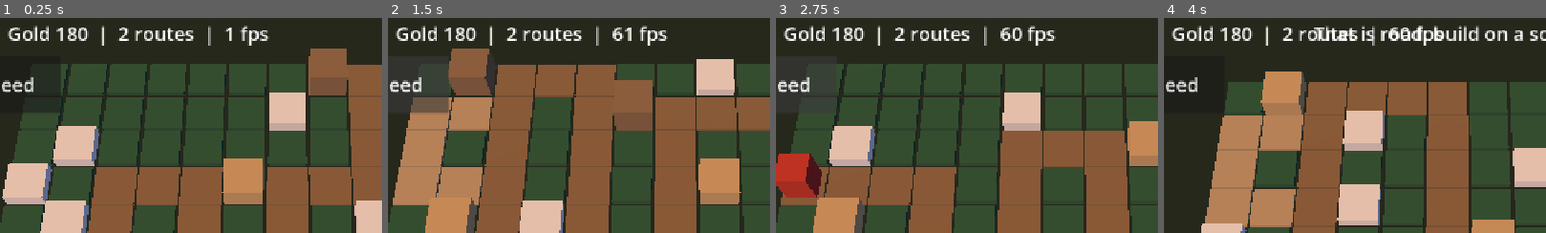
Above: before the commit, frames 1-4 (left to right).
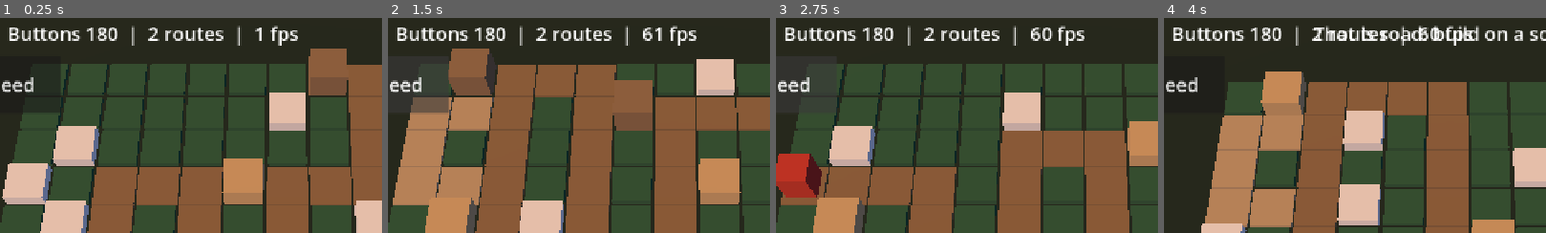
Above: after the commit, the same moments.

Repository: juanpalopez/psychic-bassoon
Game: Godot game, scene res://main.tscn
The game is run twice, just before and just after one commit, with the same random seed, the same clock (stepped at 60 frames per second) and the same inputs.
Inputs (mouse positions are % of the whole screen's width and height, from its top left):
- Up to frame 1 (0.25 s): no input
- Up to frame 2 (1.5 s): click "Next seed" at 0.5 s; click "Next seed" at 1.25 s
- Up to frame 3 (2.75 s): click "Next seed" at 2 s
- Up to frame 4 (4 s): tap Enter at 2.75 s; move the mouse to (72, 45) at 2.77 s; hold Shift 2.78-3.5 s; click (72, 45) at 2.92 s; tap Space at 3.5 s; drag from (30, 55) to (45, 70) at 3.52 s
The pictures show only the part of the screen within x 12-62%, y 2-52%; the shares and areas given below are measured in that part.

The runs differ from the first frame. In frame 1, 3.0% of the frame differs, in the area x 2-78%, y 3-13%; in frame 2, 3.2%; in frame 3, 3.2%, in the area x 2-81%, y 3-13%; in frame 4, 2.8%.

Commit message:
refactor(sim): rename gold and lives to Buttons and kingdom health
The GDD's words for the currency and the base's health. The build
menu's list of Button nodes becomes tower_buttons so it does not clash
with the currency. No behaviour change.

Refs #169

Co-Authored-By: Claude Sonnet 5.5 <noreply@anthropic.com>

Diff:
--- a/godot/content/game_rules.gd
+++ b/godot/content/game_rules.gd
@@ -8,10 +8,10 @@
 const MAX_FRAME_SECONDS := 0.05
 ## Fastest game speed the player can pick (1x, 2x, 3x).
 const MAX_GAME_SPEED := 3
-const START_GOLD := 180
-const START_LIVES := 20
+const START_BUTTONS := 180
+const START_KINGDOM_HEALTH := 20
 const TOWER_LEVELS := 3
-## Share of gold invested that a sale returns.
+## Share of the Buttons invested that a sale returns.
 const SELL_REFUND := 0.7
 ## Armor never cuts a hit below this share of its damage.
 const MIN_DAMAGE_FRACTION := 0.25
--- a/godot/main.gd
+++ b/godot/main.gd
@@ -49,12 +49,12 @@
 func _process(delta: float) -> void:
 	Frame.step(_game, _clock, delta, GAME_SPEED, Callable(), _after_tick)
 	_towers.sync(_game.towers, _board.surface_height)
-	_menu.set_gold(_game.gold)
+	_menu.set_buttons(_game.buttons)
 	_message_left = maxf(0.0, _message_left - delta)
 	_message.visible = _message_left > 0.0
 	_info.text = (
-		"Seed %d  |  Gold %d  |  %d routes  |  %d fps"
-		% [_game.seed, _game.gold, _game.map.routes.size(), Engine.get_frames_per_second()]
+		"Seed %d  |  Buttons %d  |  %d routes  |  %d fps"
+		% [_game.seed, _game.buttons, _game.map.routes.size(), Engine.get_frames_per_second()]
 	)
 
 
@@ -153,7 +153,7 @@
 		_show_message(RejectText.of(GameEvent.RejectReason.GAME_OVER))
 		return
 	_highlight.show_cell(cell, height, FREE_COLOUR)
-	_menu.open_for(cell, _game.gold)
+	_menu.open_for(cell, _game.buttons)
 
 
 ## Starts a fresh game on a map seed.
--- a/godot/sim/game/game.gd
+++ b/godot/sim/game/game.gd
@@ -21,8 +21,8 @@
 	for cells in game.map.routes:
 		game.routes.append(Route.build(cells))
 	game.route = game.routes[0]
-	game.gold = RULES.START_GOLD
-	game.lives = RULES.START_LIVES
+	game.buttons = RULES.START_BUTTONS
+	game.kingdom_health = RULES.START_KINGDOM_HEALTH
 	game.rng = Rng.derive(seed, Streams.WAVES)
 	game.route_rng = Rng.derive(seed, Streams.ROUTES)
 	return game
@@ -69,9 +69,9 @@
 		if other.col == command.col and other.row == command.row:
 			return _reject(game, command, GameEvent.RejectReason.OCCUPIED)
 	var cost: int = TOWERS.DEFS[command.tower].cost[0]
-	if game.gold < cost:
-		return _reject(game, command, GameEvent.RejectReason.NOT_ENOUGH_GOLD)
-	game.gold -= cost
+	if game.buttons < cost:
+		return _reject(game, command, GameEvent.RejectReason.NOT_ENOUGH_BUTTONS)
+	game.buttons -= cost
 	var tower := Tower.new()
 	tower.id = game.next_id
 	game.next_id += 1
@@ -93,9 +93,9 @@
 	if tower.level + 1 >= costs.size():
 		return _reject(game, command, GameEvent.RejectReason.MAX_LEVEL)
 	var cost: int = costs[tower.level + 1]
-	if game.gold < cost:
-		return _reject(game, command, GameEvent.RejectReason.NOT_ENOUGH_GOLD)
-	game.gold -= cost
+	if game.buttons < cost:
+		return _reject(game, command, GameEvent.RejectReason.NOT_ENOUGH_BUTTONS)
+	game.buttons -= cost
 	tower.invested += cost
 	tower.level += 1
 	var event := GameEvent.of(GameEvent.Kind.TOWER_UPGRADED)
@@ -109,7 +109,7 @@
 	if tower == null:
 		return _reject(game, command, GameEvent.RejectReason.NO_SUCH_TOWER)
 	var refund := int(floor(float(tower.invested) * RULES.SELL_REFUND))
-	game.gold += refund
+	game.buttons += refund
 	game.towers.erase(tower)
 	var event := GameEvent.of(GameEvent.Kind.TOWER_SOLD)
 	event.tower_id = tower.id
@@ -123,7 +123,7 @@
 	var early_bonus := 0
 	if game.running:
 		early_bonus = RULES.EARLY_CALL_BASE + game.wave * RULES.EARLY_CALL_PER_WAVE
-	game.gold += early_bonus
+	game.buttons += early_bonus
 	game.wave += 1
 	game.running = true
 	# the wave's spawner is created by the waves context (Phase 4, step 5)
--- a/godot/sim/game/game_event.gd
+++ b/godot/sim/game/game_event.gd
@@ -12,7 +12,7 @@
 	NOT_A_SOCKET,
 	UNKNOWN_TOWER,
 	OCCUPIED,
-	NOT_ENOUGH_GOLD,
+	NOT_ENOUGH_BUTTONS,
 	MAX_LEVEL,
 	NO_SUCH_TOWER,
 	WAVE_IN_PROGRESS,
@@ -22,9 +22,9 @@
 var tower_id: int = 0
 ## TOWER_UPGRADED: the new level (0 is level 1).
 var level: int = 0
-## TOWER_SOLD: gold paid back.
+## TOWER_SOLD: Buttons paid back.
 var refund: int = 0
-## WAVE_LAUNCHED: the wave number, and the gold paid for calling it early.
+## WAVE_LAUNCHED: the wave number, and the Buttons paid for calling it early.
 var wave: int = 0
 var early_bonus: int = 0
 ## COMMAND_REJECTED: the command and the reason.
--- a/godot/sim/game/game_state.gd
+++ b/godot/sim/game/game_state.gd
@@ -10,8 +10,8 @@
 ## Every route from the spawn to the Heartstone; foes pick one.
 var routes: Array[Route] = []
 var tick_count: int = 0
-var gold: int = 0
-var lives: int = 0
+var buttons: int = 0
+var kingdom_health: int = 0
 ## Number of the wave most recently launched; 0 before the first.
 var wave: int = 0
 var running: bool = false
--- a/godot/sim/game/tower.gd
+++ b/godot/sim/game/tower.gd
@@ -8,7 +8,7 @@
 var level: int = 0
 var col: int = 0
 var row: int = 0
-## Gold spent so far; a sale refunds a share of it.
+## Buttons spent so far; a sale refunds a share of it.
 var invested: int = 0
 ## Seconds until it may fire again. Runs below zero while idle.
 var cooldown: float = 0.0
--- a/godot/tests/sim/game_test_kit.gd
+++ b/godot/tests/sim/game_test_kit.gd
@@ -45,8 +45,8 @@
 	return {
 		"seed": game.seed,
 		"tick": game.tick_count,
-		"gold": game.gold,
-		"lives": game.lives,
+		"buttons": game.buttons,
+		"kingdom_health": game.kingdom_health,
 		"wave": game.wave,
 		"running": game.running,
 		"over": game.over,
--- a/godot/tests/sim/test_build_on_sockets.gd
+++ b/godot/tests/sim/test_build_on_sockets.gd
@@ -29,7 +29,7 @@
 
 func test_every_socket_accepts_a_tower() -> void:
 	var game := Game.create(SEED)
-	game.gold = 100000
+	game.buttons = 100000
 	for cell in game.map.sockets:
 		GameTestKit.run(game, [GameTestKit.build_at("ballista", cell)])
 	assert_eq(game.towers.size(), game.map.sockets.size())
--- a/godot/tests/sim/test_clock.gd
+++ b/godot/tests/sim/test_clock.gd
@@ -101,7 +101,7 @@
 	for setup in [[1, 1.0 / 60.0], [2, 1.0 / 60.0], [3, 1.0 / 30.0], [3, 1.0 / 20.0]]:
 		var game := _play(setup[1], setup[0], ticks)
 		assert_eq(game.tick_count, ticks)
-		assert_eq(game.gold, reference.gold, "gold at speed %d" % setup[0])
+		assert_eq(game.buttons, reference.buttons, "buttons at speed %d" % setup[0])
 		assert_eq(game.wave, reference.wave)
 		assert_eq(game.towers.size(), reference.towers.size())
 
--- a/godot/tests/sim/test_commands.gd
+++ b/godot/tests/sim/test_commands.gd
@@ -21,7 +21,7 @@
 	var cell := GameTestKit.socket(game)
 	var events := GameTestKit.run(game, [GameTestKit.build_at("ballista", cell)])
 	var cost: int = TOWERS.DEFS.ballista.cost[0]
-	assert_eq(game.gold, RULES.START_GOLD - cost)
+	assert_eq(game.buttons, RULES.START_BUTTONS - cost)
 	assert_eq(game.towers.size(), 1)
 	var tower := game.towers[0]
 	assert_eq(tower.id, 0)
@@ -50,14 +50,14 @@
 	var game := Game.create(SEED)
 	var command := GameTestKit.build_at("ballista", game.map.path[3])
 	assert_rejected_by(GameTestKit.run(game, [command]), command, REASON.NOT_A_SOCKET)
-	assert_eq(game.gold, RULES.START_GOLD)
+	assert_eq(game.buttons, RULES.START_BUTTONS)
 
 
 func test_unknown_tower_is_rejected_not_thrown() -> void:
 	var game := Game.create(SEED)
 	var command := GameTestKit.build_at("laser", GameTestKit.socket(game))
 	assert_rejected_by(GameTestKit.run(game, [command]), command, REASON.UNKNOWN_TOWER)
-	assert_eq(game.gold, RULES.START_GOLD)
+	assert_eq(game.buttons, RULES.START_BUTTONS)
 
 
 func test_build_off_the_board_is_rejected() -> void:
@@ -81,22 +81,22 @@
 	assert_eq(game.towers.size(), 1)
 
 
-func test_build_needs_the_gold_and_allows_an_exact_fit() -> void:
+func test_build_needs_the_buttons_and_allows_an_exact_fit() -> void:
 	var game := Game.create(SEED)
 	var cost: int = TOWERS.DEFS.stormSpire.cost[0]
-	game.gold = cost - 1
+	game.buttons = cost - 1
 	var command := GameTestKit.build_at("stormSpire", GameTestKit.socket(game))
-	assert_rejected_by(GameTestKit.run(game, [command]), command, REASON.NOT_ENOUGH_GOLD)
-	game.gold = cost
+	assert_rejected_by(GameTestKit.run(game, [command]), command, REASON.NOT_ENOUGH_BUTTONS)
+	game.buttons = cost
 	GameTestKit.run(game, [command])
-	assert_eq(game.gold, 0)
+	assert_eq(game.buttons, 0)
 	assert_eq(game.towers.size(), 1)
 
 
 func _with_tower(type: String) -> GameState:
 	var game := Game.create(SEED)
 	GameTestKit.run(game, [GameTestKit.build_at(type, GameTestKit.socket(game))])
-	game.gold = 1000
+	game.buttons = 1000
 	return game
 
 
@@ -104,7 +104,7 @@
 	var game := _with_tower("ballista")
 	var events := GameTestKit.run(game, [Command.upgrade(0)])
 	var costs: Array = TOWERS.DEFS.ballista.cost
-	assert_eq(game.gold, 1000 - int(costs[1]))
+	assert_eq(game.buttons, 1000 - int(costs[1]))
 	assert_eq(game.towers[0].level, 1)
 	assert_eq(game.towers[0].invested, int(costs[0]) + int(costs[1]))
 	assert_eq(events.size(), 1)
@@ -121,12 +121,12 @@
 	assert_rejected_by(GameTestKit.run(game, [command]), command, REASON.MAX_LEVEL)
 
 
-func test_upgrade_needs_the_gold() -> void:
+func test_upgrade_needs_the_buttons() -> void:
 	var game := _with_tower("ballista")
 	var costs: Array = TOWERS.DEFS.ballista.cost
-	game.gold = int(costs[1]) - 1
+	game.buttons = int(costs[1]) - 1
 	var command := Command.upgrade(0)
-	assert_rejected_by(GameTestKit.run(game, [command]), command, REASON.NOT_ENOUGH_GOLD)
+	assert_rejected_by(GameTestKit.run(game, [command]), command, REASON.NOT_ENOUGH_BUTTONS)
 	assert_eq(game.towers[0].level, 0)
 
 
@@ -140,14 +140,14 @@
 	var game := Game.create(SEED)
 	var cell := GameTestKit.socket(game)
 	GameTestKit.run(game, [GameTestKit.build_at("ballista", cell)])
-	game.gold = 1000
+	game.buttons = 1000
 	GameTestKit.run(game, [Command.upgrade(0)])
 	var costs: Array = TOWERS.DEFS.ballista.cost
 	var invested := int(costs[0]) + int(costs[1])
 	var events := GameTestKit.run(game, [Command.sell(0)])
-	var refund := 77  # 70% of 50 + 60 gold, written out so the rate is checked too
+	var refund := 77  # 70% of 50 + 60 Buttons, written out so the rate is checked too
 	assert_eq(invested, 110)
-	assert_eq(game.gold, 1000 - int(costs[1]) + refund)
+	assert_eq(game.buttons, 1000 - int(costs[1]) + refund)
 	assert_eq(game.towers.size(), 0)
 	assert_eq(events.size(), 1)
 	assert_eq(events[0].kind, KIND.TOWER_SOLD)
@@ -160,9 +160,9 @@
 	# 90 * 0.7 is 62.99999999999999 in 64-bit floats, so the refund is 62, not 63
 	var game := Game.create(SEED)
 	GameTestKit.run(game, [GameTestKit.build_at("catapult", GameTestKit.socket(game))])
-	game.gold = 0
+	game.buttons = 0
 	GameTestKit.run(game, [Command.sell(0)])
-	assert_eq(game.gold, 62)
+	assert_eq(game.buttons, 62)
 
 
 func test_build_checks_the_tower_before_the_cell() -> void:
@@ -185,7 +185,7 @@
 	assert_eq(events.size(), 1)
 	assert_eq(events[0].kind, KIND.WAVE_LAUNCHED)
 	assert_eq([events[0].wave, events[0].early_bonus], [1, 0])
-	assert_eq(game.gold, RULES.START_GOLD)
+	assert_eq(game.buttons, RULES.START_BUTTONS)
 
 
 func test_calling_a_wave_early_pays_the_bonus() -> void:
@@ -195,7 +195,7 @@
 	var events := GameTestKit.run(game, [Command.launch_wave()])
 	var bonus: int = RULES.EARLY_CALL_BASE + 1 * RULES.EARLY_CALL_PER_WAVE
 	assert_eq(events[0].early_bonus, bonus)
-	assert_eq(game.gold, RULES.START_GOLD + bonus)
+	assert_eq(game.buttons, RULES.START_BUTTONS + bonus)
 	assert_eq(game.wave, 2)
 
 
--- a/godot/tests/sim/test_game.gd
+++ b/godot/tests/sim/test_game.gd
@@ -11,12 +11,12 @@
 const REASON := GameEvent.RejectReason
 
 
-func test_create_starts_with_prototype_gold_lives_and_tick_zero() -> void:
+func test_create_starts_with_prototype_buttons_kingdom_health_and_tick_zero() -> void:
 	var game := Game.create(SEED)
 	assert_eq(game.seed, SEED)
 	assert_eq(game.tick_count, 0)
-	assert_eq(game.gold, RULES.START_GOLD)
-	assert_eq(game.lives, RULES.START_LIVES)
+	assert_eq(game.buttons, RULES.START_BUTTONS)
+	assert_eq(game.kingdom_health, RULES.START_KINGDOM_HEALTH)
 	assert_eq(game.wave, 0)
 	assert_false(game.running)
 	assert_false(game.over)
@@ -61,7 +61,7 @@
 	var snapshot := GameTestKit.snapshot(game)
 	var parsed: Dictionary = JSON.parse_string(JSON.stringify(snapshot))
 	assert_eq(parsed.towers[0][1], "ballista")
-	assert_eq(int(parsed.gold), game.gold)
+	assert_eq(int(parsed.buttons), game.buttons)
 	assert_eq(int(parsed.rngState), game.rng.state)
 	assert_eq(parsed.routes.size(), game.map.routes.size())
 
@@ -75,11 +75,11 @@
 
 func test_tick_changes_nothing_else_without_commands() -> void:
 	var game := Game.create(SEED)
-	var gold := game.gold
-	var lives := game.lives
+	var buttons := game.buttons
+	var kingdom_health := game.kingdom_health
 	Game.tick(game)
-	assert_eq(game.gold, gold)
-	assert_eq(game.lives, lives)
+	assert_eq(game.buttons, buttons)
+	assert_eq(game.kingdom_health, kingdom_health)
 	assert_eq(game.towers.size(), 0)
 	assert_eq(game.events.size(), 0)
 
@@ -104,7 +104,7 @@
 	var game := Game.create(SEED)
 	Game.submit(game, GameTestKit.build_at("ballista", GameTestKit.socket(game)))
 	assert_eq(game.towers.size(), 0)
-	assert_eq(game.gold, RULES.START_GOLD)
+	assert_eq(game.buttons, RULES.START_BUTTONS)
 
 
 func test_events_last_one_tick_only() -> void:
--- a/godot/tests/test_project.gd
+++ b/godot/tests/test_project.gd
@@ -62,7 +62,7 @@
 
 
 ## A tap on a free plot opens the build menu, choosing a tower sends a build
-## command, and after a tick the tower stands there and the gold is spent.
+## command, and after a tick the tower stands there and the Buttons are spent.
 func test_a_tap_and_a_choice_builds_a_tower() -> void:
 	var main := MAIN_SCENE.instantiate()
 	add_child_autofree(main)
@@ -72,13 +72,13 @@
 	main.select_cell(plot)
 	var menu := main.get_node("Hud/BuildMenu") as BuildMenu
 	assert_true(menu.visible)
-	var start_gold := game.gold
-	menu.buttons()[0].pressed.emit()
+	var start_buttons := game.buttons
+	menu.tower_buttons()[0].pressed.emit()
 	assert_false(menu.visible)
 	main._process(0.05)  # long enough for one 30 Hz tick
 	assert_eq(game.towers.size(), 1)
 	assert_eq(Vector2i(game.towers[0].col, game.towers[0].row), plot)
-	assert_lt(game.gold, start_gold)
+	assert_lt(game.buttons, start_buttons)
 	assert_eq(main.get_node("Towers").get_child_count(), 1)
 	assert_false(
 		(main.get_node("Highlight") as CellHighlight).visible, "selection clears after a build"
@@ -121,7 +121,7 @@
 	var game: GameState = main.game()
 	var socket := _first_socket(game)
 	main.select_cell(socket)
-	(main.get_node("Hud/BuildMenu") as BuildMenu).buttons()[0].pressed.emit()
+	(main.get_node("Hud/BuildMenu") as BuildMenu).tower_buttons()[0].pressed.emit()
 	main._process(0.05)
 	var marker := main.get_node("Towers").get_child(0) as MeshInstance3D
 	var top := (main.get_node("Board") as Board).surface_height(socket)
@@ -140,13 +140,13 @@
 	assert_false((main.get_node("Highlight") as CellHighlight).visible)
 
 
-func test_building_without_the_gold_shows_the_rejection() -> void:
+func test_building_without_the_buttons_shows_the_rejection() -> void:
 	var main := MAIN_SCENE.instantiate()
 	add_child_autofree(main)
 	await get_tree().process_frame
 	var game: GameState = main.game()
 	main.select_cell(_first_socket(game))
-	game.gold = 0
+	game.buttons = 0
 	# the menu disables the buttons itself, so send the command the way a stale
 	# menu could
 	Game.submit(game, Command.build("ballista", main.selected_cell().x, main.selected_cell().y))
@@ -154,7 +154,7 @@
 	assert_eq(game.towers.size(), 0)
 	assert_string_contains(
 		(main.get_node("Hud/Message") as Label).text,
-		RejectText.of(GameEvent.RejectReason.NOT_ENOUGH_GOLD)
+		RejectText.of(GameEvent.RejectReason.NOT_ENOUGH_BUTTONS)
 	)
 
 
@@ -163,7 +163,7 @@
 	add_child_autofree(main)
 	await get_tree().process_frame
 	main.select_cell(_first_socket(main.game()))
-	(main.get_node("Hud/BuildMenu") as BuildMenu).buttons()[0].pressed.emit()
+	(main.get_node("Hud/BuildMenu") as BuildMenu).tower_buttons()[0].pressed.emit()
 	main._process(0.05)
 	(main.get_node("Hud/NextSeed") as Button).pressed.emit()
 	assert_eq(main.game().seed, 2)
--- a/godot/tests/ui/test_build_menu.gd
+++ b/godot/tests/ui/test_build_menu.gd
@@ -12,12 +12,12 @@
 
 func test_one_button_per_tower_with_its_name_and_cost() -> void:
 	var menu := _menu()
-	var buttons := menu.buttons()
-	assert_eq(buttons.size(), TOWERS.TOWER_IDS.size())
+	var tower_buttons := menu.tower_buttons()
+	assert_eq(tower_buttons.size(), TOWERS.TOWER_IDS.size())
 	for i in TOWERS.TOWER_IDS.size():
 		var id: String = TOWERS.TOWER_IDS[i]
-		assert_string_contains(buttons[i].text, TOWERS.DEFS[id].name)
-		assert_string_contains(buttons[i].text, str(TOWERS.DEFS[id].cost[0]))
+		assert_string_contains(tower_buttons[i].text, TOWERS.DEFS[id].name)
+		assert_string_contains(tower_buttons[i].text, str(TOWERS.DEFS[id].cost[0]))
 
 
 func test_it_is_hidden_until_opened_and_hides_when_closed() -> void:
@@ -29,15 +29,15 @@
 	assert_false(menu.visible)
 
 
-func test_a_button_is_disabled_when_the_gold_is_short() -> void:
+func test_a_button_is_disabled_when_the_buttons_are_short() -> void:
 	var menu := _menu()
 	menu.open_for(Vector2i(1, 1), 60)
-	var buttons := menu.buttons()
+	var tower_buttons := menu.tower_buttons()
 	for i in TOWERS.TOWER_IDS.size():
 		var cost: int = TOWERS.DEFS[TOWERS.TOWER_IDS[i]].cost[0]
-		assert_eq(buttons[i].disabled, cost > 60, TOWERS.TOWER_IDS[i])
-	menu.set_gold(1000)
-	for button in buttons:
+		assert_eq(tower_buttons[i].disabled, cost > 60, TOWERS.TOWER_IDS[i])
+	menu.set_buttons(1000)
+	for button in tower_buttons:
 		assert_false(button.disabled)
 
 
@@ -45,7 +45,7 @@
 	var menu := _menu()
 	menu.open_for(Vector2i(2, 3), 1000)
 	watch_signals(menu)
-	menu.buttons()[1].pressed.emit()
+	menu.tower_buttons()[1].pressed.emit()
 	assert_signal_emitted_with_parameters(menu, "tower_chosen", [TOWERS.TOWER_IDS[1]])
 	assert_false(menu.visible)
 
@@ -54,7 +54,7 @@
 	# the project scales its 1280x720 base down to about 0.54 on a phone, and a
 	# tap target must stay at least 44 px
 	var menu := _menu()
-	for button in menu.buttons():
+	for button in menu.tower_buttons():
 		assert_gte(button.custom_minimum_size.y * 0.54, 44.0)
 
 
--- a/godot/ui/build_menu.gd
+++ b/godot/ui/build_menu.gd
@@ -13,8 +13,8 @@
 ## The plot the menu was opened for.
 var cell := BoardSpace.NO_CELL
 
-var _buttons: Array[Button] = []
-var _gold := 0
+var _tower_buttons: Array[Button] = []
+var _buttons := 0
 
 
 func _ready() -> void:
@@ -29,18 +29,18 @@
 		button.add_theme_font_size_override("font_size", FONT_SIZE)
 		button.pressed.connect(_choose.bind(id))
 		box.add_child(button)
-		_buttons.append(button)
+		_tower_buttons.append(button)
 
 
 ## The tower buttons, in the order of `TOWER_IDS`.
-func buttons() -> Array[Button]:
-	return _buttons
+func tower_buttons() -> Array[Button]:
+	return _tower_buttons
 
 
-## Opens the menu for a plot, with the gold the player has now.
-func open_for(plot: Vector2i, gold: int) -> void:
+## Opens the menu for a socket, with the Buttons the player has now.
+func open_for(plot: Vector2i, buttons: int) -> void:
 	cell = plot
-	set_gold(gold)
+	set_buttons(buttons)
 	visible = true
 
 
@@ -48,12 +48,12 @@
 	visible = false
 
 
-## Greys out the towers that cost more than `gold`.
-func set_gold(gold: int) -> void:
-	_gold = gold
-	for i in _buttons.size():
+## Greys out the towers that cost more than `buttons`.
+func set_buttons(buttons: int) -> void:
+	_buttons = buttons
+	for i in _tower_buttons.size():
 		var cost: int = TOWERS.DEFS[TOWERS.TOWER_IDS[i]].cost[0]
-		_buttons[i].disabled = cost > _gold
+		_tower_buttons[i].disabled = cost > _buttons
 
 
 func _choose(id: String) -> void:
--- a/godot/ui/reject_text.gd
+++ b/godot/ui/reject_text.gd
@@ -13,8 +13,8 @@
 			return "Unknown tower"
 		GameEvent.RejectReason.OCCUPIED:
 			return "That plot is taken"
-		GameEvent.RejectReason.NOT_ENOUGH_GOLD:
-			return "Not enough gold"
+		GameEvent.RejectReason.NOT_ENOUGH_BUTTONS:
+			return "Not enough Buttons"
 		GameEvent.RejectReason.MAX_LEVEL:
 			return "Already at the top level"
 		GameEvent.RejectReason.NO_SUCH_TOWER:
Not shown, changed: CLAUDE.md
Not shown, changed: scripts/check-render-boundary.test.ts
